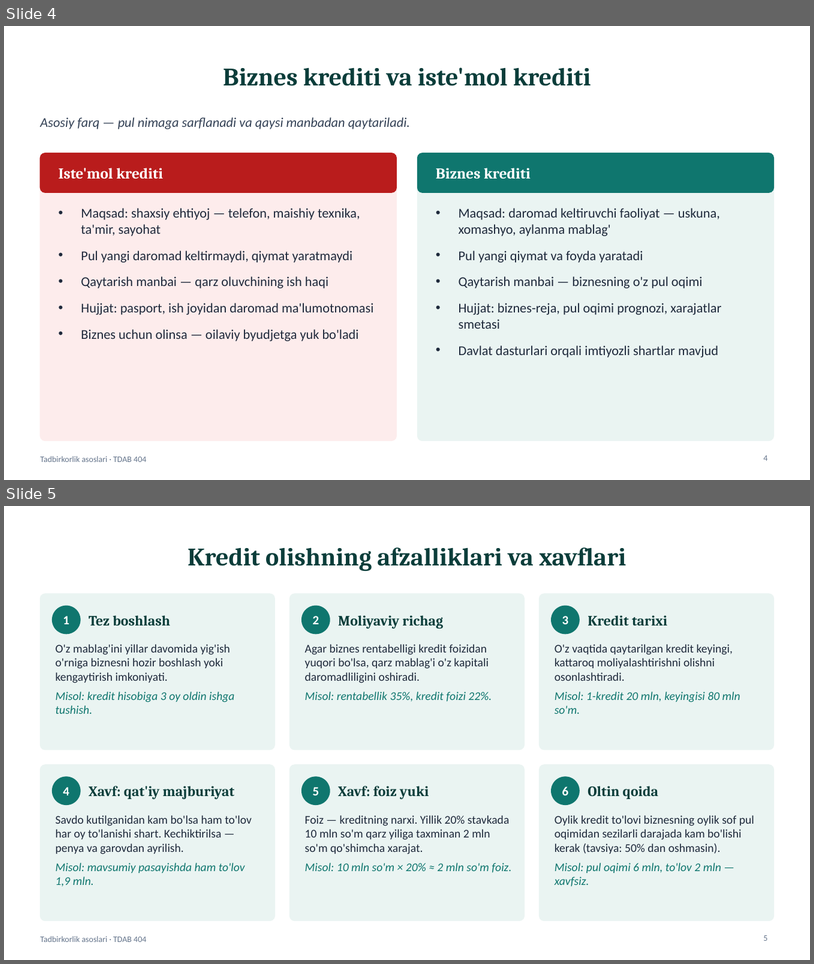
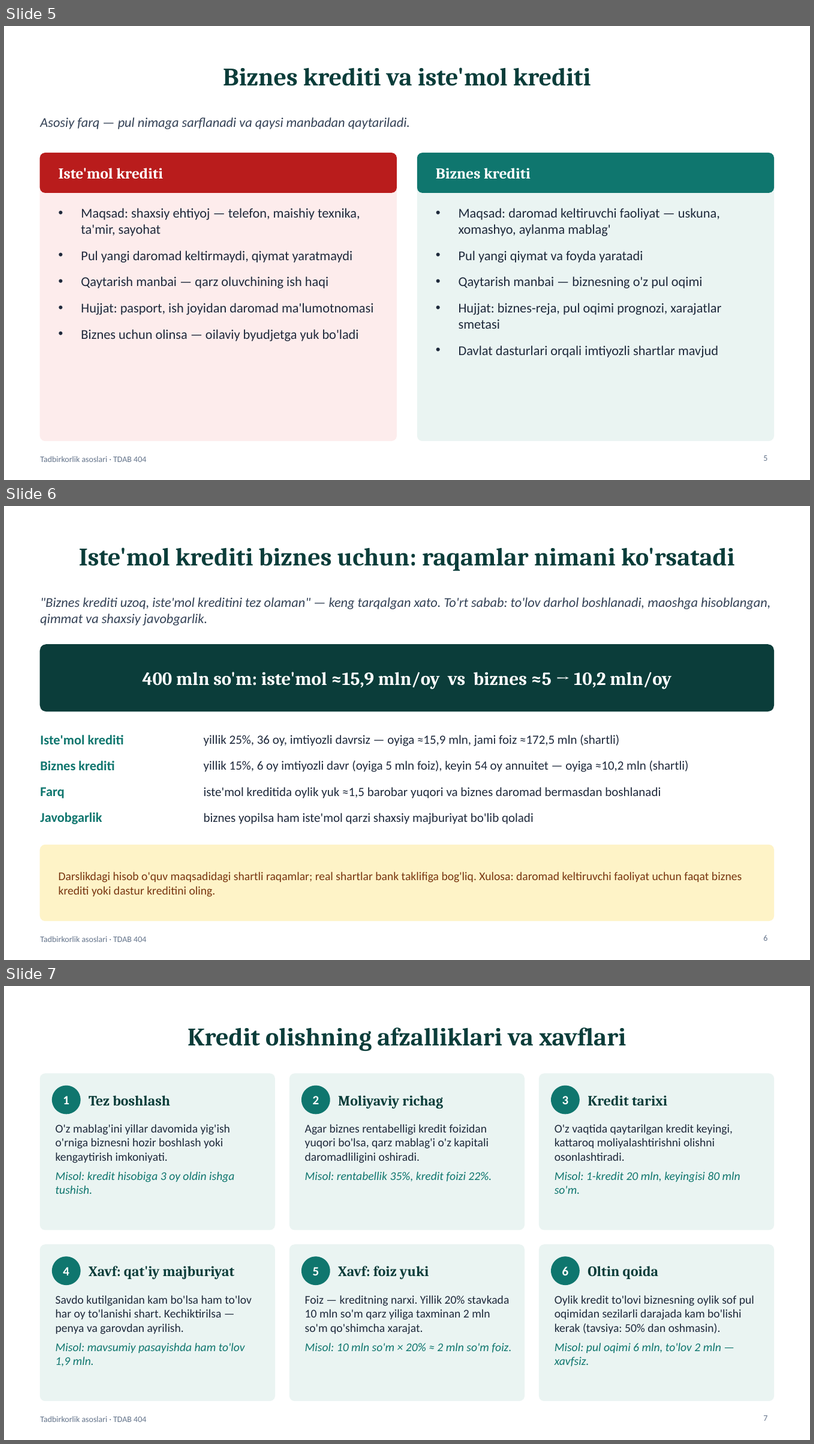
Before and after one commit to Ulugbek3989/tad, a slide deck: public/resources/taqdimotlar/M03-taqdimot.pptx. Shown one above the other, each under a label of ours: slides 4 and 5 before the commit, slides 5, 6 and 7 after it. The pictures are 814x964 and 814x1444 pixels, drawn with LibreOffice and Linux fonts; fonts in the diff are those of the drawing. Boxes give left, top, right and bottom in pixels: in the first picture for what was removed or moved away, otherwise in the second. Text is boxed around its words. In the diff, an @@ line names an element or a change of style, - is before the commit and + after.

```diff
--- a/public/resources/taqdimotlar/M03-taqdimot.pptx
+++ b/public/resources/taqdimotlar/M03-taqdimot.pptx
@@ slide 6 added at <box>4,506,810,960</box>, background #FFFFFF; not listed: 1 template element that a slide beside it also shows @@
@@ title added at <box>79,547,735,571</box>, 30 pt, text #0B3D3A, bold @@
+Iste'mol krediti biznes uchun: raqamlar nimani ko'rsatadi
@@ text added at <box>40,597,771,625</box>, 16 pt, text #334155, italic @@
+"Biznes krediti uzoq, iste'mol kreditini tez olaman" — keng tarqalgan xato. To'rt sabab: to'lov darhol boshlanadi, maoshga hisoblangan, qimmat va shaxsiy javobgarlik.
@@ rounded rectangle added at <box>40,645,774,711</box>, fill #0B3D3A, outline #0B3D3A 1 pt @@
@@ text added at <box>143,672,672,689</box>, 22 pt, text #FFFFFF, bold @@
+400 mln so'm: iste'mol ≈15,9 mln/oy vs biznes ≈5 → 10,2 mln/oy
@@ text added at <box>40,735,124,744</box>, 16 pt, text #0F766E, bold @@
+Iste'mol krediti
@@ text added at <box>204,735,620,746</box>, 15 pt, text #1E293B @@
+yillik 25%, 36 oy, imtiyozli davrsiz — oyiga ≈15,9 mln, jami foiz ≈172,5 mln (shartli)
@@ text added at <box>40,760,114,770</box>, 16 pt, text #0F766E, bold @@
+Biznes krediti
@@ text added at <box>204,760,689,772</box>, 15 pt, text #1E293B @@
+yillik 15%, 6 oy imtiyozli davr (oyiga 5 mln foiz), keyin 54 oy annuitet — oyiga ≈10,2 mln (shartli)
@@ text added at <box>40,787,64,798</box>, 16 pt, text #0F766E, bold @@
+Farq
@@ text added at <box>204,787,661,798</box>, 15 pt, text #1E293B @@
+iste'mol kreditida oylik yuk ≈1,5 barobar yuqori va biznes daromad bermasdan boshlanadi
@@ text added at <box>40,812,102,824</box>, 16 pt, text #0F766E, bold @@
+Javobgarlik
@@ text added at <box>204,813,534,824</box>, 15 pt, text #1E293B @@
+biznes yopilsa ham iste'mol qarzi shaxsiy majburiyat bo'lib qoladi
@@ rounded rectangle added at <box>40,845,774,921</box>, fill #FEF3C7, outline #FEF3C7 1 pt @@
@@ text added at <box>59,871,742,897</box>, 14 pt, text #78350F @@
+Darslikdagi hisob o'quv maqsadidagi shartli raqamlar; real shartlar bank taklifiga bog'liq. Xulosa: daromad keltiruvchi faoliyat uchun faqat biznes krediti yoki dastur kreditini oling.
@@ page number added at <box>764,934,768,940</box>, 10 pt, text #64748B @@
+6
@@ what was slide 4 is now slide 5 @@
@@ page number at <box>764,455,768,460</box>: text changed @@
-4
+5
@@ what was slide 5 is now slide 7 @@
@@ page number at <box>764,1415,768,1420</box>: text changed @@
-5
+7
```
Also in this commit, not shown: 2 slides changed, 11 other slides added, 41 other files.
